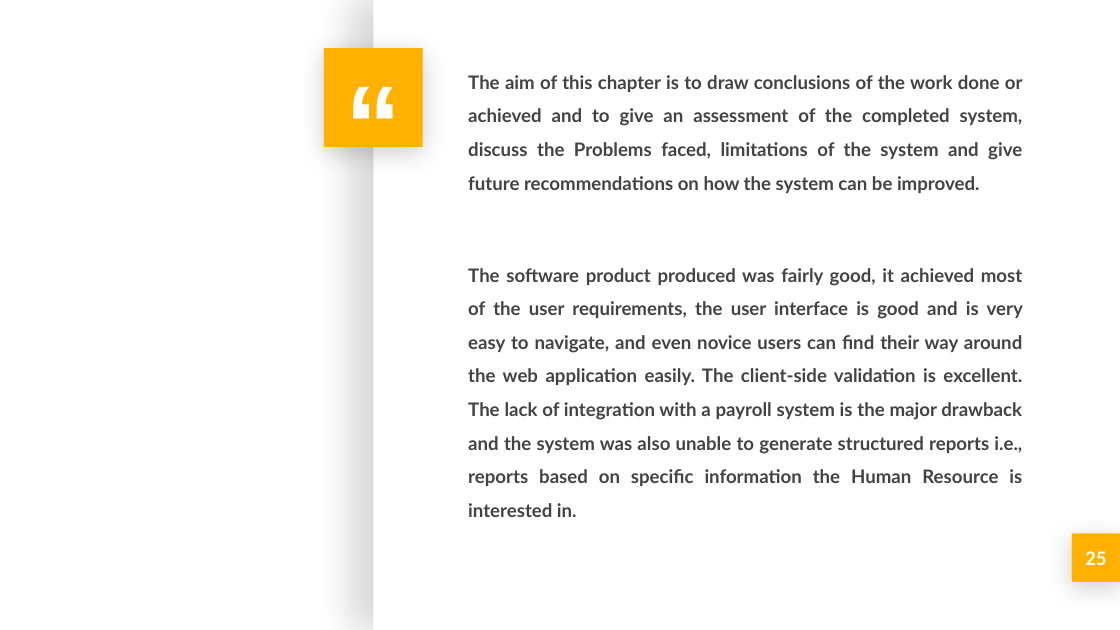
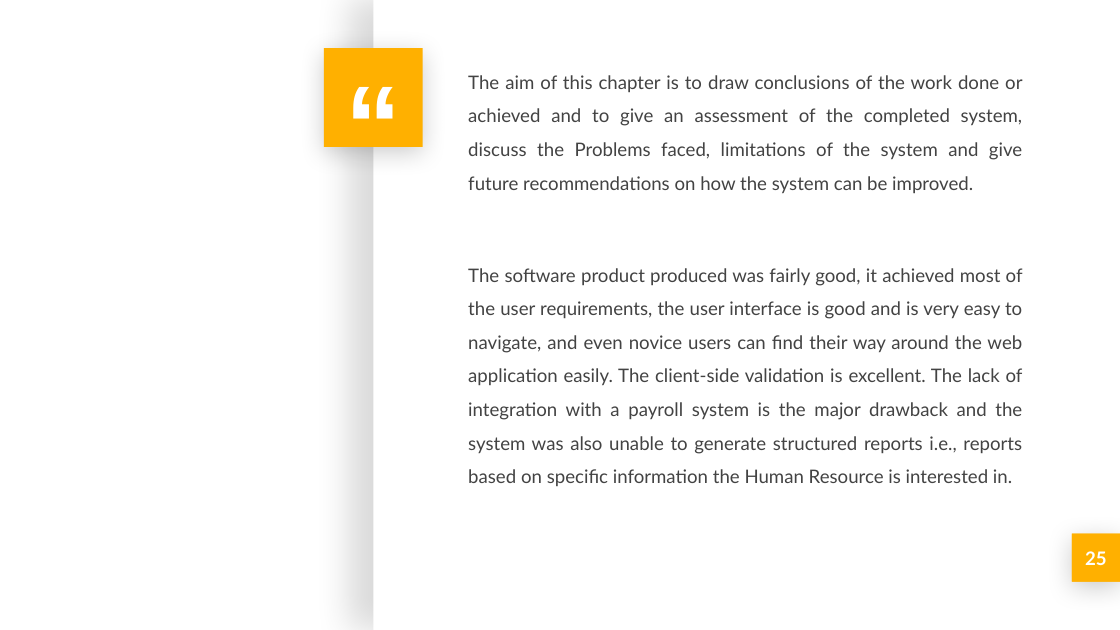
Before and after one commit to chintanBhimani07/unknown, a slide deck: slide 25 of Reports/Final-ppt.pptx. Drawn at 1120x630 pixels with LibreOffice and Linux fonts; fonts in the diff are those of the drawing; background and template pictures are left out. Boxes give left, top, right and bottom in pixels: in the first picture for what was removed or moved away, otherwise in the second. Text is boxed around its words. In the diff, an @@ line names an element or a change of style, - is before the commit and + after.

```diff
--- a/Reports/Final-ppt.pptx
+++ b/Reports/Final-ppt.pptx
@@ text "The aim of this chapter ..." at (x1=468, y1=75, x2=1023, y2=486): bold off @@
```
Also in this commit, not shown: 1 other slide changed, 8 other files.
